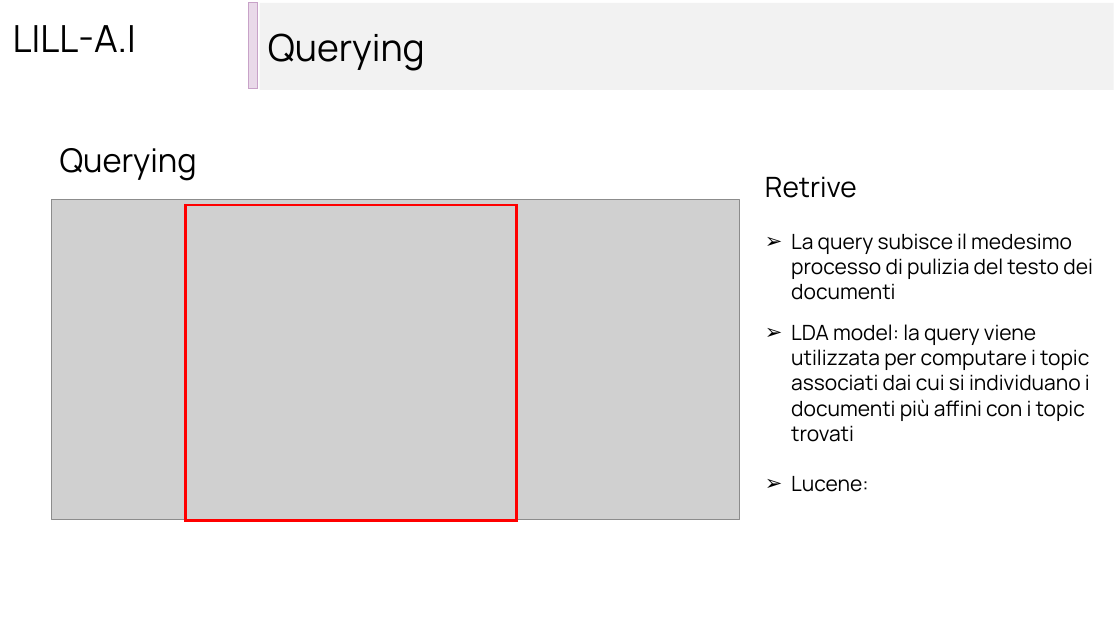
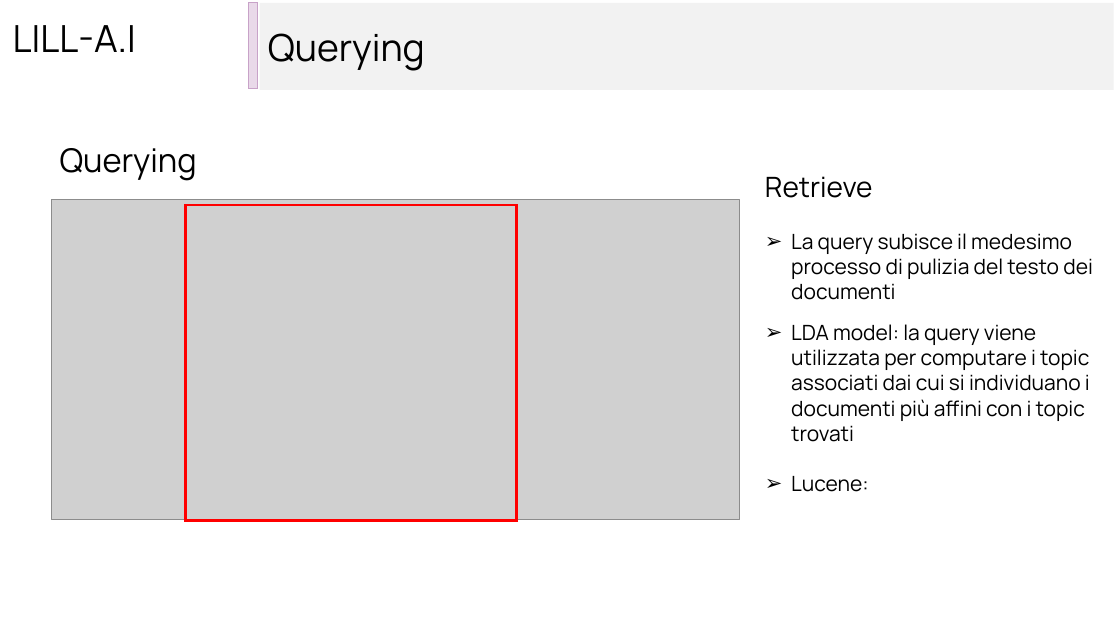
Before and after one commit to Data-Integration-Lilla-team/LILL_AI, a slide deck: slide 16 of relazione/presentazione Lill_AI.pptx. Drawn at 1120x630 pixels with LibreOffice and Linux fonts; fonts in the diff are those of the drawing; grey boxes stand for pictures. Boxes give left, top, right and bottom in pixels: in the first picture for what was removed or moved away, otherwise in the second. Text is boxed around its words. In the diff, an @@ line names an element or a change of style, - is before the commit and + after.

```diff
--- a/relazione/presentazione Lill_AI.pptx
+++ b/relazione/presentazione Lill_AI.pptx
@@ text at bbox=[765, 176, 873, 198]: text changed @@
-Retrive
+Retrieve
```
Also in this commit, not shown: 3 other slides changed.
